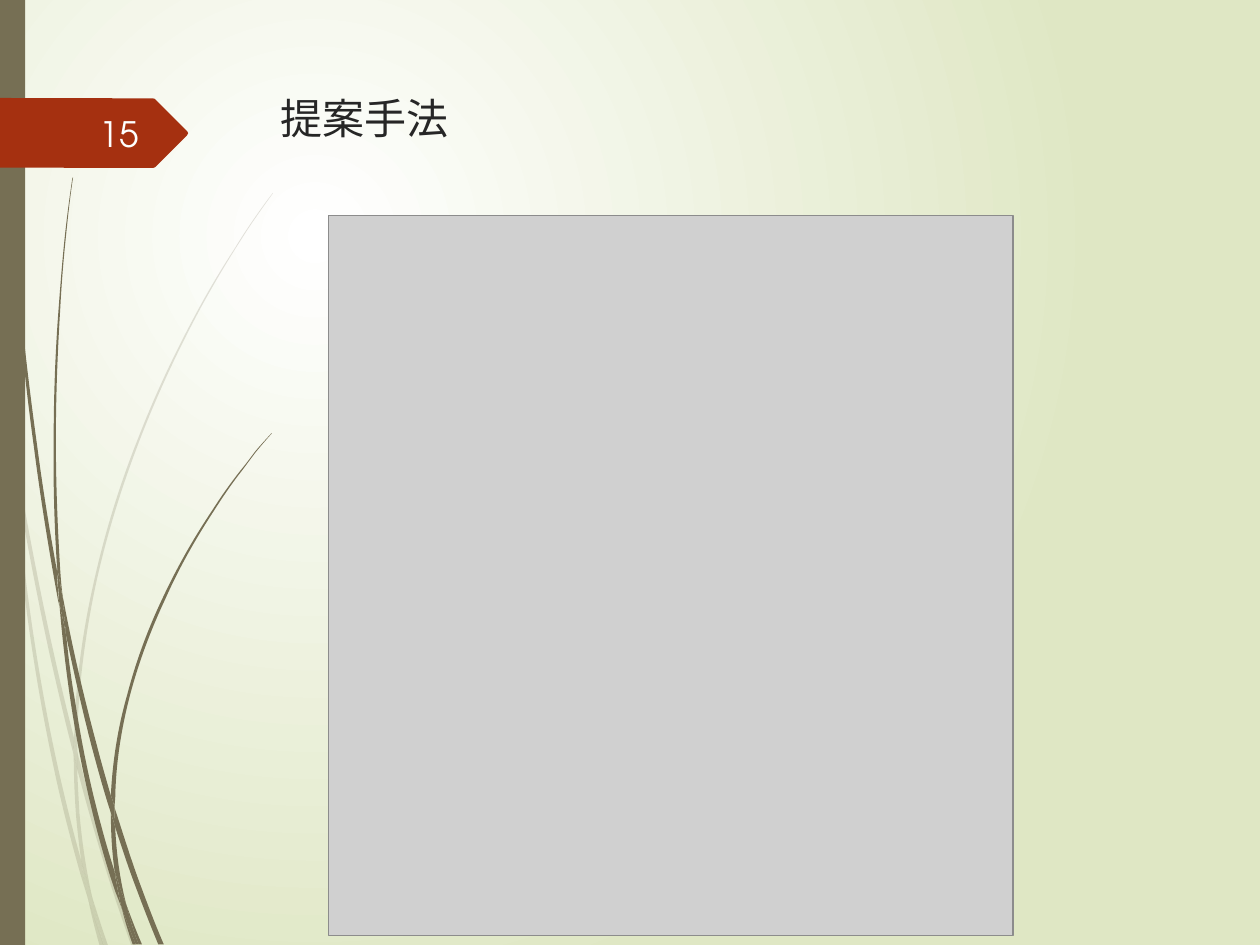
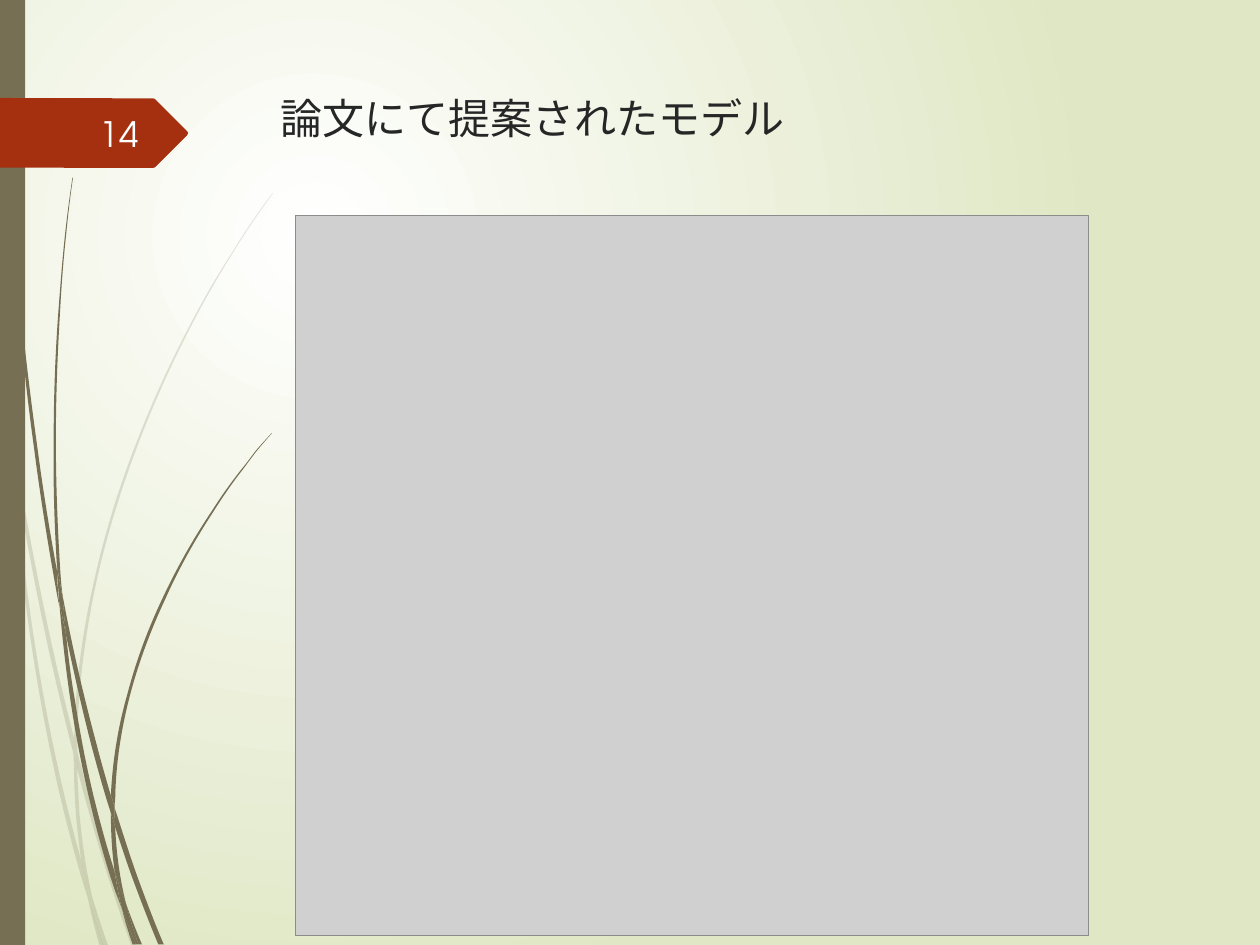
Before and after one commit to yuuki-kusumoto/kusumoto, a slide deck: slide 14 of 2021_prsn_2nd/後期研究発表会.pptx (slide 15 before the commit). Drawn at 1260x945 pixels with LibreOffice and Linux fonts; fonts in the diff are those of the drawing; grey boxes stand for pictures. Boxes give left, top, right and bottom in pixels: in the first picture for what was removed or moved away, otherwise in the second. Text is boxed around its words. In the diff, an @@ line names an element or a change of style, - is before the commit and + after.

```diff
--- a/2021_prsn_2nd/後期研究発表会.pptx
+++ b/2021_prsn_2nd/後期研究発表会.pptx
@@ title at (281, 98, 785, 138): text changed @@
-提案手法
+論文にて提案されたモデル
@@ page number at (100, 121, 139, 147): text changed @@
-15
+14
@@ picture: place and size @@
-picture at (329, 215, 1013, 935)
+picture at (296, 215, 1089, 935)
```
Also in this commit, not shown: 28 other slides changed, 2 slides added, 1 slide removed, 1 other file.
